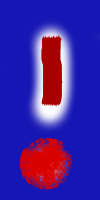
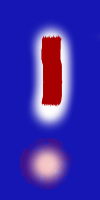
Layer changes from the first 100x200 image to the second:
"**3-4": opacity 100% → 22% over [left=19, top=138, right=73, bottom=190]
